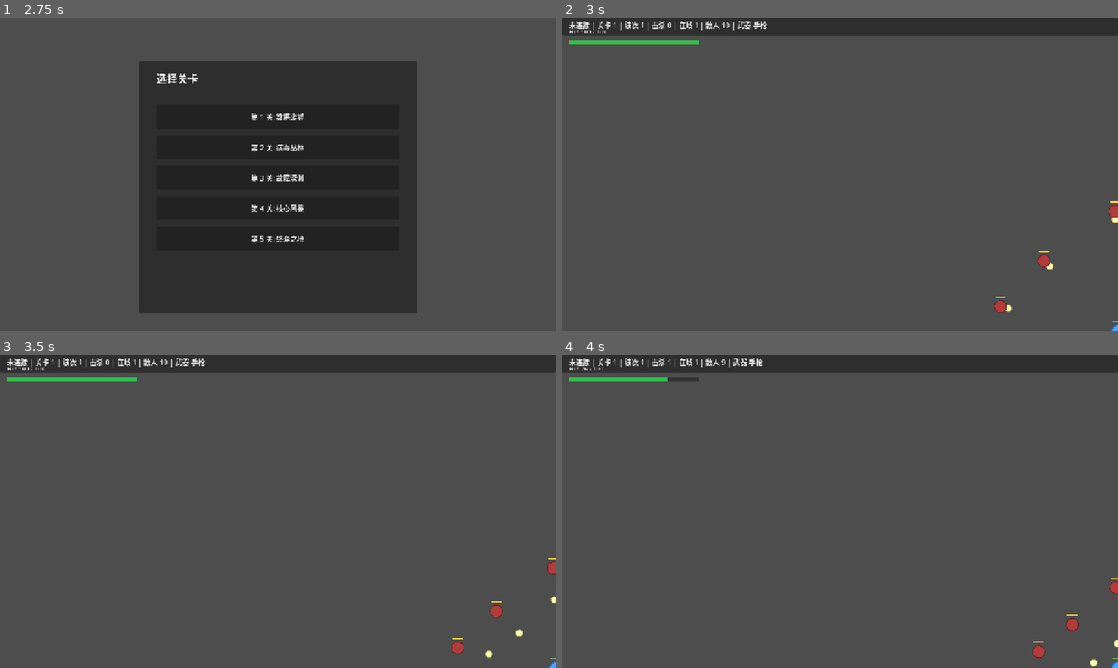
Above: before the commit, frames 1-4 (two rows, left to right).
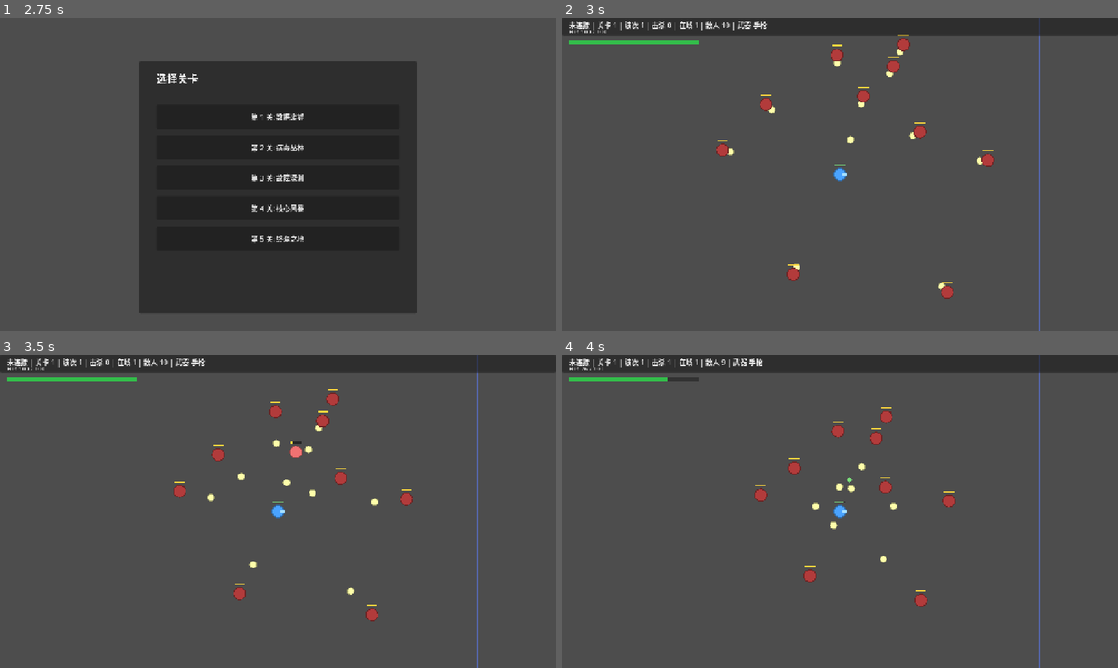
Above: after the commit, the same moments.

Repository: kiony6/roguecoop
Game: Godot game, scene res://scenes/main.tscn
Same seed, same stepped clock (60 frames per second), same inputs: the game is played once before the commit and once after it.
Inputs (mouse positions are in pixels of both pictures, inside the frame that each line leads up to):
- Up to frame 1 (2.75 s): click (278, 190) at 0.52 s; type "Alex" at 0.6 s; click "进入游戏" at 1.25 s; click "开始游戏（单人）" at 2 s
- Up to frame 2 (3 s): click "第 1 关: 数据废墟" at 2.75 s
- Up to frame 3 (3.5 s): no input
- Up to frame 4 (4 s): move the mouse to (962, 495) at 3.52 s; hold D (move_right) from 3.53 s (still down); hold K (dash) from 3.53 s (still down); click (962, 495) at 3.67 s

Frame 1 is identical in both runs. In frame 2, 1.7% of the frame differs, in the area x 27-100%, y 0-100%; in frame 3, 1.7%, in the area x 31-100%, y 0-100%; in frame 4, 1.5%.

Commit message:
修复 Camera2D 未启用导致玩家/敌人堆在左上角

Diff:
--- a/scripts/world.gd
+++ b/scripts/world.gd
@@ -64,6 +64,11 @@
 
 
 func _ready() -> void:
+	# Camera2D 跟随本地玩家
+	var cam: Camera2D = $Camera2D
+	cam.enabled = true
+	cam.zoom = Vector2(1, 1)
+
 	if _is_single():
 		_single_host = NetHostLogic.new()
 		_single_host.reset()
@@ -82,6 +87,8 @@
 		_sync_players(_single_host.player_states())
 		_sync_enemies(_single_host.enemy_states())
 		_sync_loot(_single_host.loot_states())
+		# 立即把 camera 对准玩家
+		cam.position = Vector2(640, 360)
 	else:
 		Net.world_state.connect(_on_world_state)
 		Net.player_left.connect(_on_player_left)
